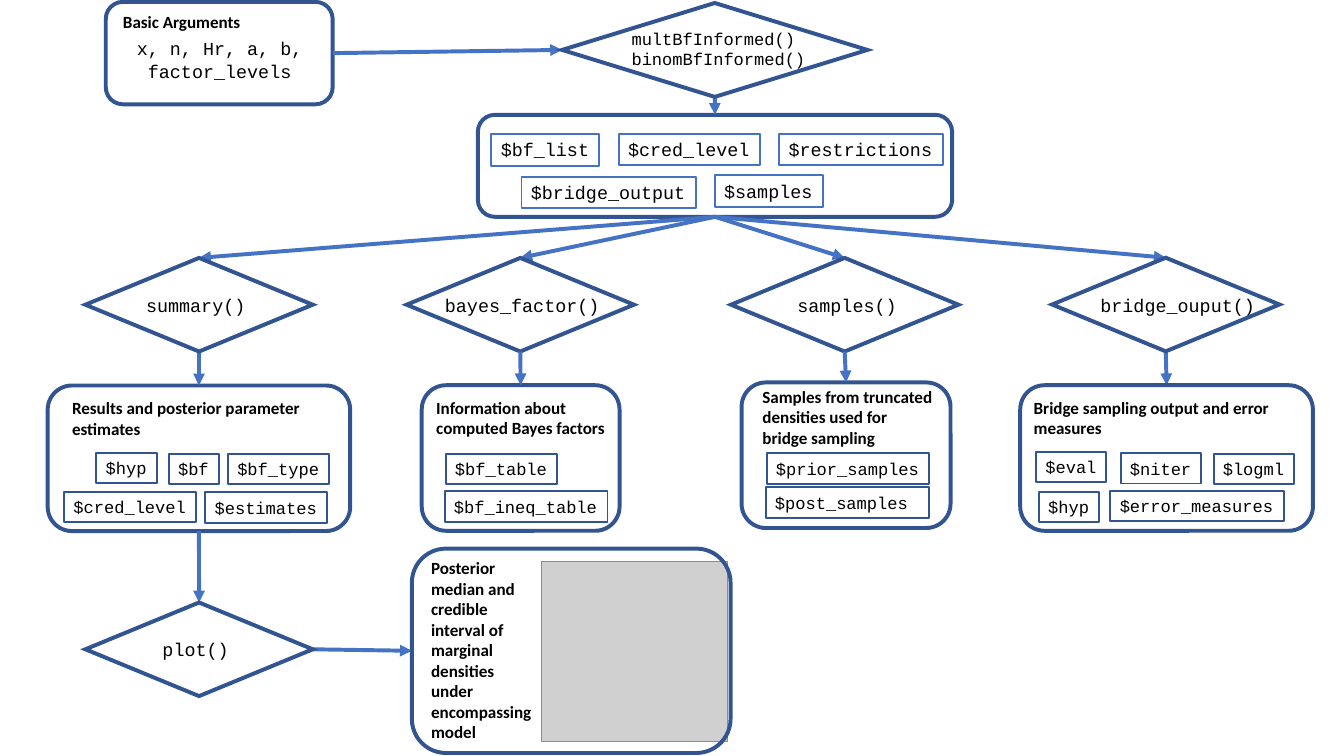
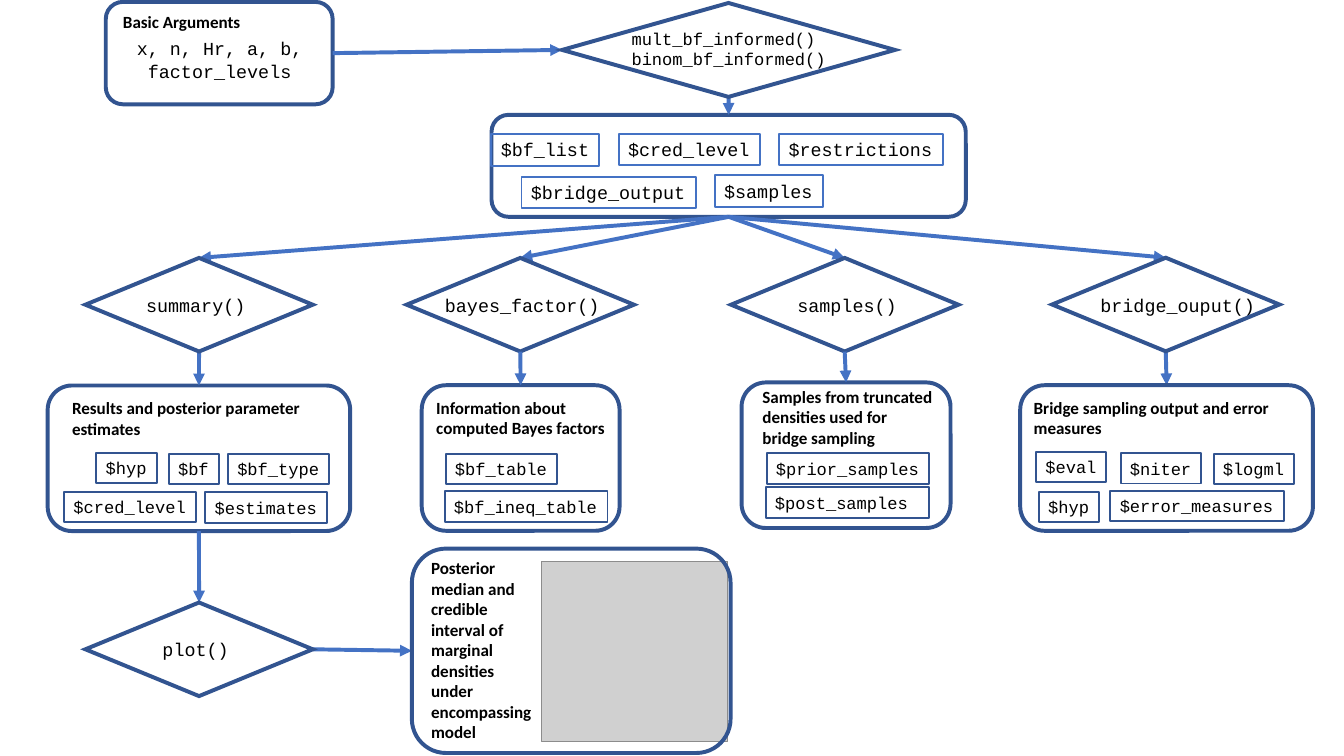
Before and after one commit to ASarafoglou/bmult, a slide deck: slide 1 of manuscript/scheme_multibridge.pptx. Drawn at 1344x756 pixels with LibreOffice and Linux fonts; fonts in the diff are those of the drawing; grey boxes stand for pictures. Boxes give left, top, right and bottom in pixels: in the first picture for what was removed or moved away, otherwise in the second. Text is boxed around its words. In the diff, an @@ line names an element or a change of style, - is before the commit and + after.

```diff
--- a/manuscript/scheme_multibridge.pptx
+++ b/manuscript/scheme_multibridge.pptx
@@ diamond: place and size @@
-diamond at box(562, 3, 868, 96)
+diamond at box(562, 3, 895, 96)
@@ text at box(632, 32, 826, 71): text changed @@
-multBfInformed()
-binomBfInformed()
+mult_bf_informed()
+binom_bf_informed()
@@ rounded rectangle: place and size @@
-rounded rectangle at box(478, 115, 953, 217)
+rounded rectangle at box(491, 115, 966, 217)
@@ arrow moved from (715, 97) - (715, 115) to (729, 97) - (729, 115) @@
@@ arrow moved from (715, 216) - (199, 258) to (729, 216) - (199, 258) @@
@@ arrow moved from (715, 216) - (521, 258) to (729, 216) - (521, 258) @@
@@ arrow moved from (715, 216) - (1166, 258) to (729, 216) - (1166, 258) @@
@@ arrow moved from (715, 216) - (845, 258) to (729, 216) - (845, 258) @@
```
Also in this commit, not shown: 13 other files.
